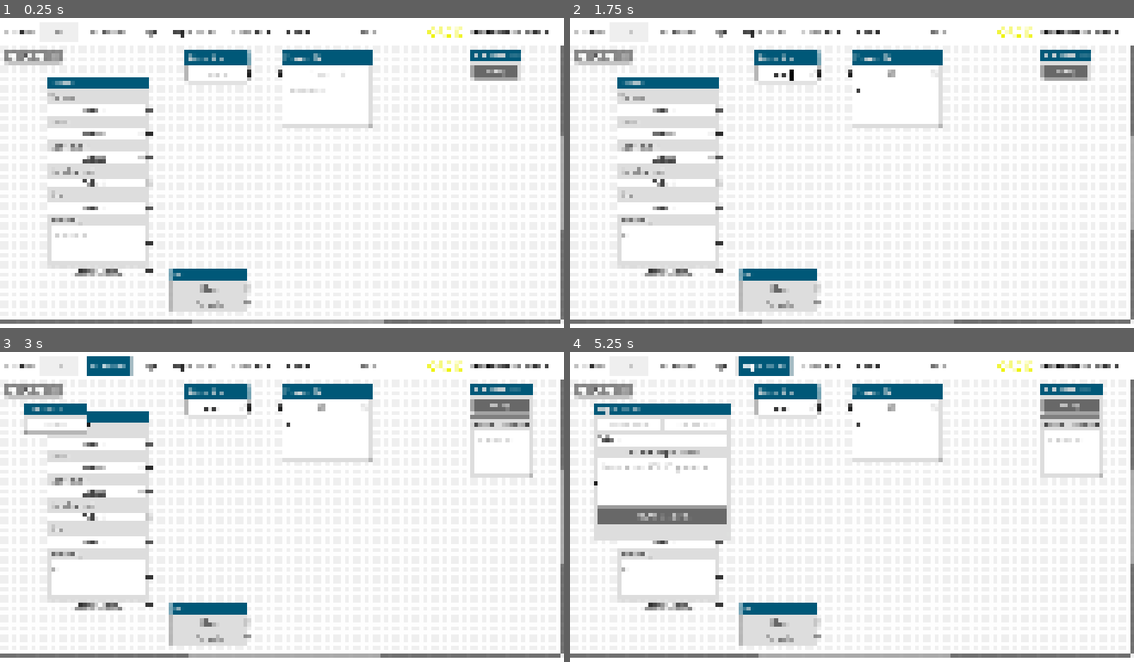
Above: before the commit, frames 1-4 (two rows, left to right).
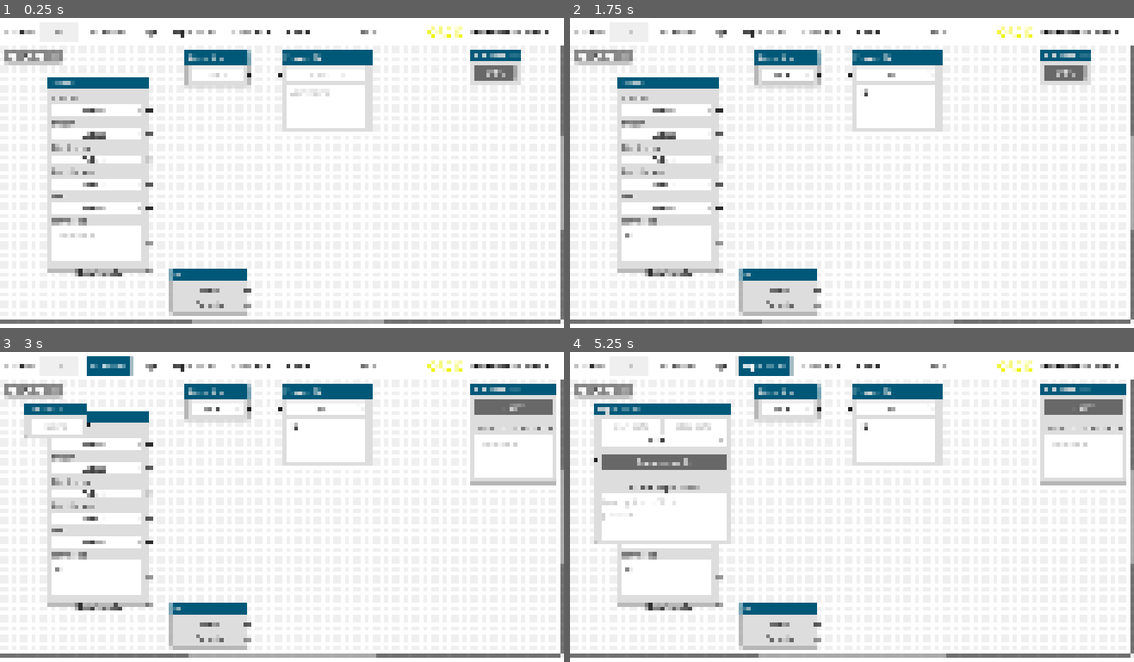
Above: after the commit, the same moments.

Repository: sciple/metadata-app
Game: Godot game, scene res://main.tscn
The game is run twice, just before and just after one commit, with the same random seed, the same clock (stepped at 60 frames per second) and the same inputs.
Inputs (mouse positions are in pixels of both pictures, inside the frame that each line leads up to):
- Up to frame 1 (0.25 s): no input
- Up to frame 2 (1.75 s): click (626, 30) at 0.52 s; type "12" at 0.6 s; click (897, 73) at 0.75 s; type "12" at 0.83 s; click (897, 104) at 0.98 s; type "12" at 1.07 s; click (665, 244) at 1.27 s; type "12" at 1.35 s; click (784, 73) at 1.5 s; type "Alex" at 1.58 s
- Up to frame 3 (3 s): click "entry" at 2 s; click "Operator" at 2.75 s
- Up to frame 4 (5.25 s): click (626, 423) at 3.52 s; type "Alex" at 3.6 s; click "Cage" at 4.25 s; click "Experiment" at 5 s

The runs differ from the first frame. In frame 1, 3.5% of the frame differs, in the area x 8-93%, y 15-97%; in frame 2, 3.6%; in frame 3, 5.3%; in frame 4, 10%, in the area x 4-99%, y 10-99%.

Commit message:
UI improvements

Diff:
--- a/experiment_plus/experiment_plus.tscn
+++ b/experiment_plus/experiment_plus.tscn
@@ -1,13 +1,17 @@
-[gd_scene load_steps=5 format=3 uid="uid://nkdn7ujn3iv2"]
+[gd_scene load_steps=8 format=3 uid="uid://nkdn7ujn3iv2"]
 
 [ext_resource type="PackedScene" uid="uid://bnr0tg0ideh1y" path="res://node_element/node_element.tscn" id="1_wfbhc"]
 [ext_resource type="PackedScene" uid="uid://ca56vxmr4iw6d" path="res://node_element/one_line_field.tscn" id="2_nwgkf"]
 [ext_resource type="Script" path="res://experiment_plus/find_raw_data.gd" id="3_yub4b"]
 [ext_resource type="PackedScene" uid="uid://b0qq2mo0de8cu" path="res://node_element/option_button.tscn" id="4_1srum"]
+[ext_resource type="PackedScene" uid="uid://2ef7xpk2mjkj" path="res://node_element/comments.tscn" id="4_8ff7e"]
+[ext_resource type="PackedScene" uid="uid://jpdmj2inuyk1" path="res://UI/label.tscn" id="5_7rd3j"]
+
+[sub_resource type="StyleBoxFlat" id="StyleBoxFlat_53jfp"]
 
 [node name="experiment_plus" instance=ExtResource("1_wfbhc")]
 offset_right = 279.0
-offset_bottom = 279.0
+offset_bottom = 286.0
 resizable = true
 title = "Experiment"
 slot/0/left_enabled = false
@@ -64,8 +68,24 @@
 slot/5/right_color = Color(1, 1, 1, 1)
 slot/5/right_icon = null
 slot/5/draw_stylebox = true
+slot/6/left_enabled = false
+slot/6/left_type = 0
+slot/6/left_color = Color(1, 1, 1, 1)
+slot/6/left_icon = null
+slot/6/right_enabled = false
+slot/6/right_type = 0
+slot/6/right_color = Color(1, 1, 1, 1)
+slot/6/right_icon = null
+slot/6/draw_stylebox = true
 
-[node name="HBoxContainer" type="HBoxContainer" parent="." index="1"]
+[node name="FileDialog" type="FileDialog" parent="." index="1"]
+title = "Open a File"
+ok_button_text = "Open"
+file_mode = 0
+access = 2
+use_native_dialog = true
+
+[node name="HBoxContainer" type="HBoxContainer" parent="." index="2"]
 layout_mode = 2
 size_flags_vertical = 4
 
@@ -81,7 +101,7 @@
 size_flags_vertical = 4
 placeholder_text = "stop date"
 
-[node name="option_button" parent="." index="2" instance=ExtResource("4_1srum")]
+[node name="option_button" parent="." index="3" instance=ExtResource("4_1srum")]
 layout_mode = 2
 item_count = 3
 popup/item_1/text = "Y maze"
@@ -89,36 +109,30 @@
 popup/item_2/text = "Western Blot"
 popup/item_2/id = 2
 
-[node name="Label" type="Label" parent="." index="3"]
-modulate = Color(0.259294, 0.259294, 0.259294, 1)
+[node name="HSeparator" type="HSeparator" parent="." index="4"]
 layout_mode = 2
-text = "Custom experiment"
-horizontal_alignment = 1
-
-[node name="TextEdit" type="TextEdit" parent="." index="4"]
-custom_minimum_size = Vector2(0, 100)
-layout_mode = 2
-theme_override_colors/background_color = Color(1, 1, 1, 1)
-theme_override_colors/font_color = Color(0.133333, 0.133333, 0.133333, 1)
-theme_override_colors/font_placeholder_color = Color(0.733333, 0.733333, 0.733333, 1)
-placeholder_text = "Description, SOP ID, protocol ..."
+theme_override_constants/separation = 13
+theme_override_styles/separator = SubResource("StyleBoxFlat_53jfp")
 
 [node name="find_raw_data" type="Button" parent="." index="5"]
 layout_mode = 2
 text = "Raw data path"
 script = ExtResource("3_yub4b")
 
-[node name="raw_data_path" type="Label" parent="." index="6"]
+[node name="raw_data_path" parent="." index="6" instance=ExtResource("5_7rd3j")]
 layout_mode = 2
-theme_override_colors/font_color = Color(0.133333, 0.133333, 0.133333, 1)
-vertical_alignment = 1
+theme_override_font_sizes/font_size = 14
+text = "..."
 
-[node name="FileDialog" type="FileDialog" parent="." index="7"]
-title = "Open a File"
-ok_button_text = "Open"
-file_mode = 0
-access = 2
-use_native_dialog = true
+[node name="Label" type="Label" parent="." index="7"]
+modulate = Color(0.259294, 0.259294, 0.259294, 1)
+layout_mode = 2
+text = "Custom experiment"
+horizontal_alignment = 1
 
+[node name="comments" parent="." index="8" instance=ExtResource("4_8ff7e")]
+layout_mode = 2
+placeholder_text = "Description, SOP ID, protocol ..."
+
+[connection signal="file_selected" from="FileDialog" to="find_raw_data" method="_on_file_dialog_file_selected"]
 [connection signal="pressed" from="find_raw_data" to="find_raw_data" method="_on_pressed"]
-[connection signal="file_selected" from="FileDialog" to="find_raw_data" method="_on_file_dialog_file_selected"]
--- a/log/log_entry.tscn
+++ b/log/log_entry.tscn
@@ -1,7 +1,8 @@
-[gd_scene load_steps=3 format=3 uid="uid://ctvy1casmpes6"]
+[gd_scene load_steps=4 format=3 uid="uid://ctvy1casmpes6"]
 
 [ext_resource type="Script" path="res://log/log_entry.gd" id="1_ahi7s"]
 [ext_resource type="PackedScene" uid="uid://2ef7xpk2mjkj" path="res://node_element/comments.tscn" id="1_nqnjq"]
+[ext_resource type="PackedScene" uid="uid://jpdmj2inuyk1" path="res://UI/label.tscn" id="2_wp4vs"]
 
 [node name="VBoxContainer" type="VBoxContainer"]
 offset_right = 114.0
@@ -14,11 +15,8 @@
 custom_minimum_size = Vector2(0, 12)
 layout_mode = 2
 
-[node name="entry_date" type="Label" parent="."]
+[node name="entry_date" parent="." instance=ExtResource("2_wp4vs")]
 layout_mode = 2
-theme_override_colors/font_color = Color(0, 0, 0, 1)
-theme_override_font_sizes/font_size = 12
-text = "this is the date"
 
 [node name="comments" parent="." instance=ExtResource("1_nqnjq")]
 layout_mode = 2
--- a/node_element/node_element.tres
+++ b/node_element/node_element.tres
@@ -1,16 +1,17 @@
 [gd_resource type="StyleBoxFlat" format=3 uid="uid://cw04rrhvltcjc"]
 
 [resource]
-content_margin_left = 6.0
-content_margin_top = 6.0
-content_margin_right = 6.0
+content_margin_left = 12.0
+content_margin_top = 8.0
+content_margin_right = 12.0
+content_margin_bottom = 8.0
 bg_color = Color(0.866667, 0.866667, 0.866667, 1)
 border_width_left = 1
 border_width_top = 1
 border_width_right = 1
 border_width_bottom = 1
 border_color = Color(0.564962, 0.564962, 0.564961, 1)
-corner_radius_bottom_right = 5
+corner_radius_bottom_right = 3
 corner_radius_bottom_left = 3
 shadow_color = Color(0.808998, 0.808998, 0.808998, 0.6)
 shadow_size = 1
--- a/node_element/one_line_field.tscn
+++ b/node_element/one_line_field.tscn
@@ -1,14 +1,23 @@
 [gd_scene load_steps=2 format=3 uid="uid://ca56vxmr4iw6d"]
 
 [sub_resource type="StyleBoxFlat" id="StyleBoxFlat_d26xn"]
+content_margin_left = 2.0
+content_margin_top = 4.0
+content_margin_right = 2.0
+content_margin_bottom = 4.0
 bg_color = Color(1, 1, 1, 1)
+corner_radius_top_left = 3
+corner_radius_top_right = 3
+corner_radius_bottom_right = 3
+corner_radius_bottom_left = 3
 
 [node name="one_line_field" type="LineEdit"]
-offset_right = 67.0625
+offset_right = 79.0625
 offset_bottom = 31.0
-theme_override_colors/font_color = Color(0, 0, 0, 1)
+theme_override_colors/font_color = Color(0.133333, 0.133333, 0.133333, 1)
 theme_override_colors/font_placeholder_color = Color(0.8, 0.8, 0.8, 1)
 theme_override_colors/caret_color = Color(0, 0, 0, 1)
+theme_override_constants/outline_size = 0
 theme_override_constants/caret_width = 1
 theme_override_styles/normal = SubResource("StyleBoxFlat_d26xn")
 alignment = 1
--- a/node_element/option_button.tscn
+++ b/node_element/option_button.tscn
@@ -36,7 +36,6 @@
 grow_horizontal = 2
 grow_vertical = 2
 theme_override_colors/font_color = Color(0.133333, 0.133333, 0.133333, 1)
-theme_override_constants/h_separation = 4
 theme_override_styles/focus = SubResource("StyleBoxFlat_7lwad")
 theme_override_styles/normal = SubResource("StyleBoxFlat_3qcgd")
 theme_override_styles/hover = SubResource("StyleBoxFlat_y61af")
@@ -46,6 +45,7 @@
 theme_override_styles/hover_mirrored = SubResource("StyleBoxFlat_cm6do")
 theme_override_styles/pressed_mirrored = SubResource("StyleBoxFlat_vc0o8")
 theme_override_styles/disabled_mirrored = SubResource("StyleBoxFlat_x2un0")
+alignment = 1
 item_count = 1
 selected = 0
 popup/item_0/text = "Select"
--- a/static/mnms.tscn
+++ b/static/mnms.tscn
@@ -145,7 +145,6 @@
 
 [node name="vendor_option" parent="." index="2" instance=ExtResource("2_quu13")]
 layout_mode = 2
-alignment = 1
 item_count = 4
 popup/item_1/text = "in-house breeding"
 popup/item_1/id = 1
@@ -162,7 +161,6 @@
 
 [node name="strain_option" parent="." index="4" instance=ExtResource("2_quu13")]
 layout_mode = 2
-alignment = 1
 item_count = 4
 popup/item_1/text = "C57BL/6J"
 popup/item_1/id = 1
@@ -179,7 +177,6 @@
 
 [node name="light_cycle_option" parent="." index="6" instance=ExtResource("2_quu13")]
 layout_mode = 2
-alignment = 1
 item_count = 4
 popup/item_1/text = "07:00-19:00 Light"
 popup/item_1/id = 1
@@ -196,7 +193,6 @@
 
 [node name="enrichment_option" parent="." index="8" instance=ExtResource("2_quu13")]
 layout_mode = 2
-alignment = 1
 item_count = 3
 popup/item_1/text = "True"
 popup/item_1/id = 1
@@ -209,7 +205,6 @@
 
 [node name="diet_option" parent="." index="10" instance=ExtResource("2_quu13")]
 layout_mode = 2
-alignment = 1
 item_count = 3
 popup/item_1/text = "Fed"
 popup/item_1/id = 1
